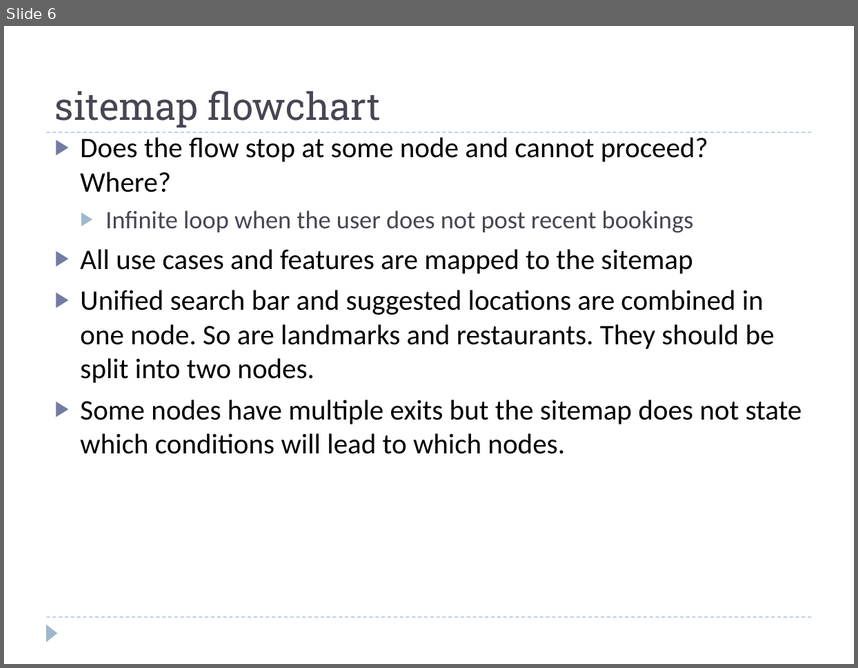
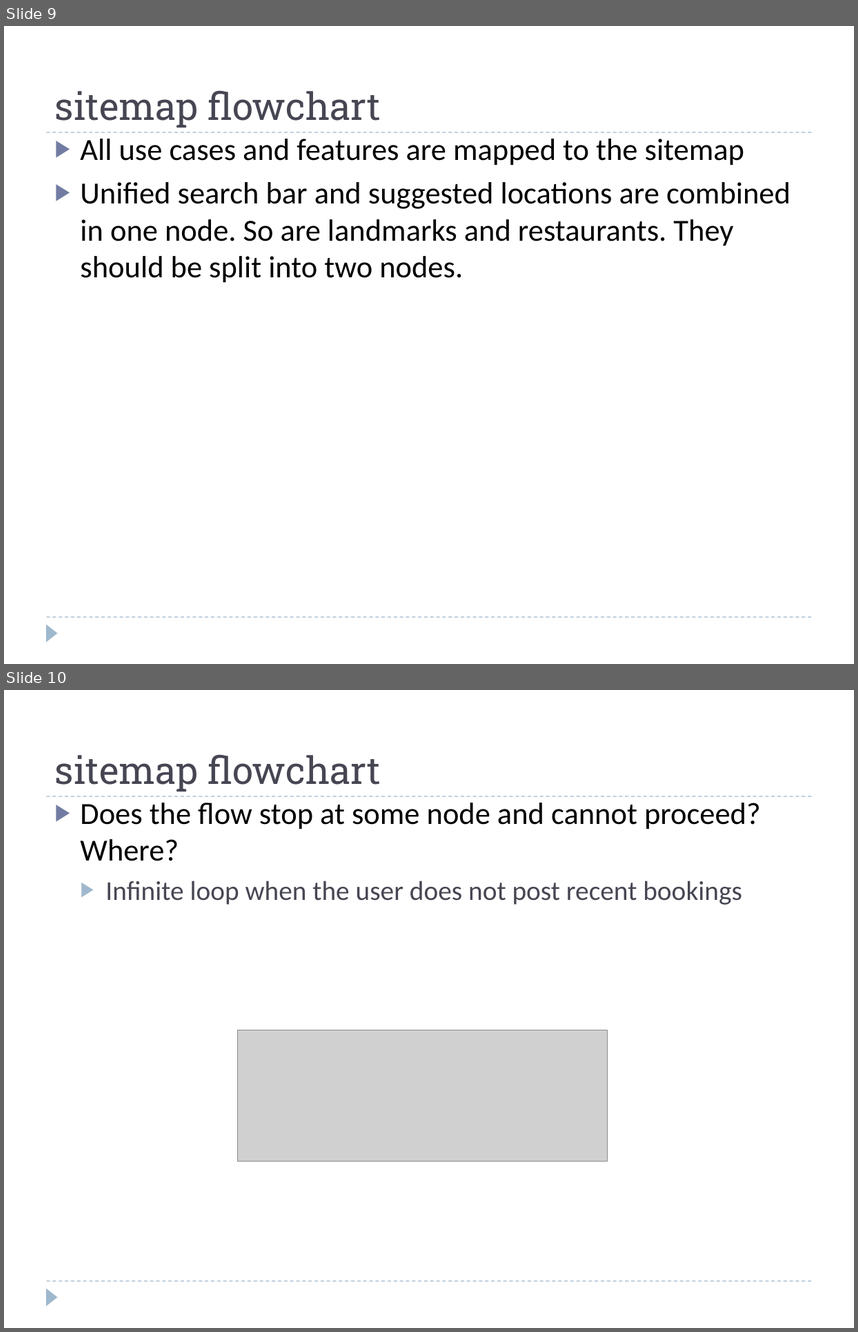
Before and after one commit to Lanzaa/CS160-2012, a slide deck: M1-B/group2M1PartB.ppt. Shown one above the other, each under a label of ours: slide 6 before the commit, slides 9 and 10 after it. The pictures are 858x668 and 858x1332 pixels, drawn with LibreOffice and Linux fonts; fonts in the diff are those of the drawing; grey boxes stand for pictures. Boxes give left, top, right and bottom in pixels: in the first picture for what was removed or moved away, otherwise in the second. Text is boxed around its words. In the diff, an @@ line names an element or a change of style, - is before the commit and + after.

```diff
--- a/M1-B/group2M1PartB.ppt
+++ b/M1-B/group2M1PartB.ppt
@@ slide 10 added at (4,690,854,1328), background #FFFFFF; not listed: 3 template elements that a slide beside it also shows @@
@@ title added at (55,754,381,791), 32 pt, text #464653 @@
+sitemap flowchart
@@ text added at (80,802,761,905), 26 pt, text #000000 @@
+▶ Does the flow stop at some node and cannot proceed? Where?
+  ▶ Infinite loop when the user does not post recent bookings
@@ picture added at (238,1030,608,1161) @@
@@ what was slide 6 is now slide 9 @@
@@ slide 9 changed as well @@
@@ text "All use cases and features ..." at (80,138,791,283): size 24.1 to 26 pt @@
@@ text at (80,137,708,233): paragraphs removed @@
-▶ Does the flow stop at some node and cannot proceed? Where?
-  ▶ Infinite loop when the user does not post recent bookings
@@ text at (80,399,802,454): paragraph removed @@
-▶ Some nodes have multiple exits but the sitemap does not state which conditions will lead to which nodes.
```
Also in this commit, not shown: 5 other slides changed, 5 other slides added.
